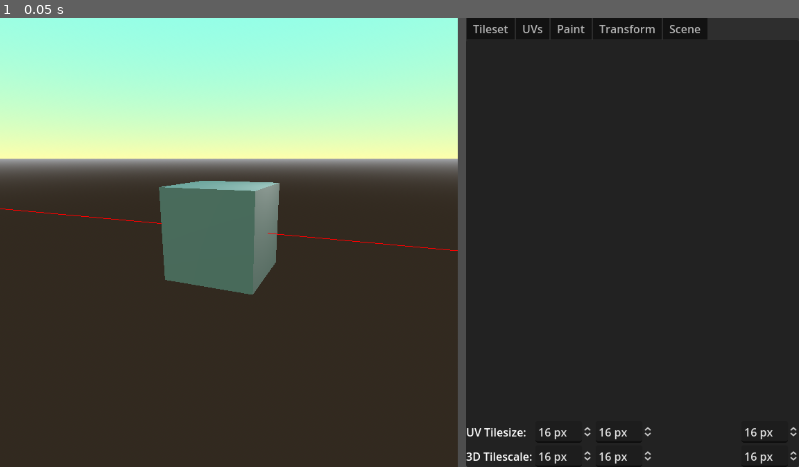
Above: before the commit, frame 1.
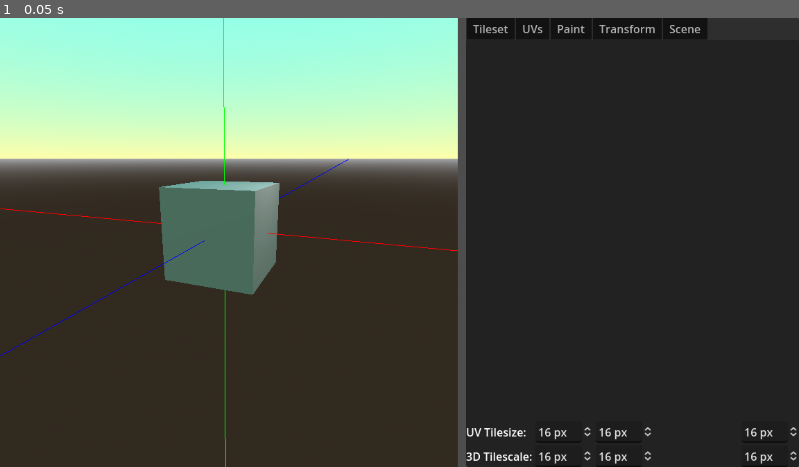
Above: after the commit, the same moment.

Repository: tiagosr/Quodeler
Game: Godot game, scene res://Scenes/EditorWindow.tscn
The game is run twice, just before and just after one commit, with the same random seed, the same clock (stepped at 60 frames per second) and the same inputs.
Inputs:
- Up to frame 1 (0.05 s): no input

The runs differ from the first frame. In frame 1, 0.2% of the frame differs, in the area x 0-44%, y 0-100%.

Commit message:
Rendering all cardinal lines with a single mesh

Diff:
--- a/Scripts/BaseScene.gd
+++ b/Scripts/BaseScene.gd
@@ -1,22 +1,38 @@
 extends Node3D
 
-var cardinalLineX = MeshInstance3D.new()
-var cardinalLineY: ImmediateMesh = ImmediateMesh.new()
-var cardinalLineZ: ImmediateMesh = ImmediateMesh.new()
+var cardinalLines = MeshInstance3D.new()
 
 # Called when the node enters the scene tree for the first time.
 func _ready():
-	var cardinalLineXMesh = ImmediateMesh.new()
-	var cardinalLineMaterial = ORMMaterial3D.new()
-	cardinalLineXMesh.surface_begin(Mesh.PRIMITIVE_LINES, cardinalLineMaterial)
-	cardinalLineXMesh.surface_add_vertex(Vector3(-10000, 0, 0))
-	cardinalLineXMesh.surface_add_vertex(Vector3(10000, 0, 0))
-	cardinalLineXMesh.surface_end()
-	cardinalLineX.mesh = cardinalLineXMesh
-	cardinalLineX.cast_shadow = false
-	cardinalLineMaterial.albedo_color = Color(1.0, 0.0, 0.0)
-	cardinalLineMaterial.shading_mode = BaseMaterial3D.SHADING_MODE_UNSHADED
-	add_child(cardinalLineX)
+	var cardinalLinesMesh = ImmediateMesh.new()
+	var cardinalLineXMaterial = ORMMaterial3D.new()
+	var cardinalLineYMaterial = ORMMaterial3D.new()
+	var cardinalLineZMaterial = ORMMaterial3D.new()
+	cardinalLineXMaterial.albedo_color = Color(1.0, 0.0, 0.0)
+	cardinalLineXMaterial.shading_mode = BaseMaterial3D.SHADING_MODE_UNSHADED
+	cardinalLineYMaterial.albedo_color = Color(0.0, 1.0, 0.0)
+	cardinalLineYMaterial.shading_mode = BaseMaterial3D.SHADING_MODE_UNSHADED
+	cardinalLineZMaterial.albedo_color = Color(0.0, 0.0, 1.0)
+	cardinalLineZMaterial.shading_mode = BaseMaterial3D.SHADING_MODE_UNSHADED
+
+	cardinalLinesMesh.surface_begin(Mesh.PRIMITIVE_LINES, cardinalLineXMaterial)
+	cardinalLinesMesh.surface_add_vertex(Vector3(-10000, 0, 0))
+	cardinalLinesMesh.surface_add_vertex(Vector3( 10000, 0, 0))
+	cardinalLinesMesh.surface_end()
+
+	cardinalLinesMesh.surface_begin(Mesh.PRIMITIVE_LINES, cardinalLineYMaterial)
+	cardinalLinesMesh.surface_add_vertex(Vector3(0, -10000, 0))
+	cardinalLinesMesh.surface_add_vertex(Vector3(0,  10000, 0))
+	cardinalLinesMesh.surface_end()
+
+	cardinalLinesMesh.surface_begin(Mesh.PRIMITIVE_LINES, cardinalLineZMaterial)
+	cardinalLinesMesh.surface_add_vertex(Vector3(0, 0, -10000))
+	cardinalLinesMesh.surface_add_vertex(Vector3(0, 0,  10000))
+	cardinalLinesMesh.surface_end()
+
+	cardinalLines.mesh = cardinalLinesMesh
+	cardinalLines.cast_shadow = false
+	add_child(cardinalLines)
 
 # Called every frame. 'delta' is the elapsed time since the previous frame.
 func _process(delta):
